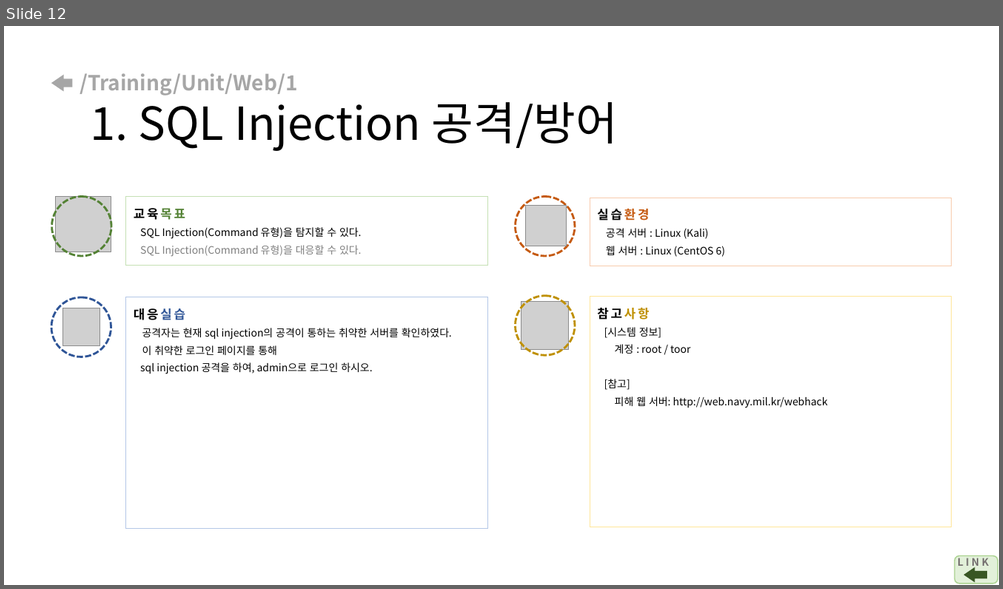
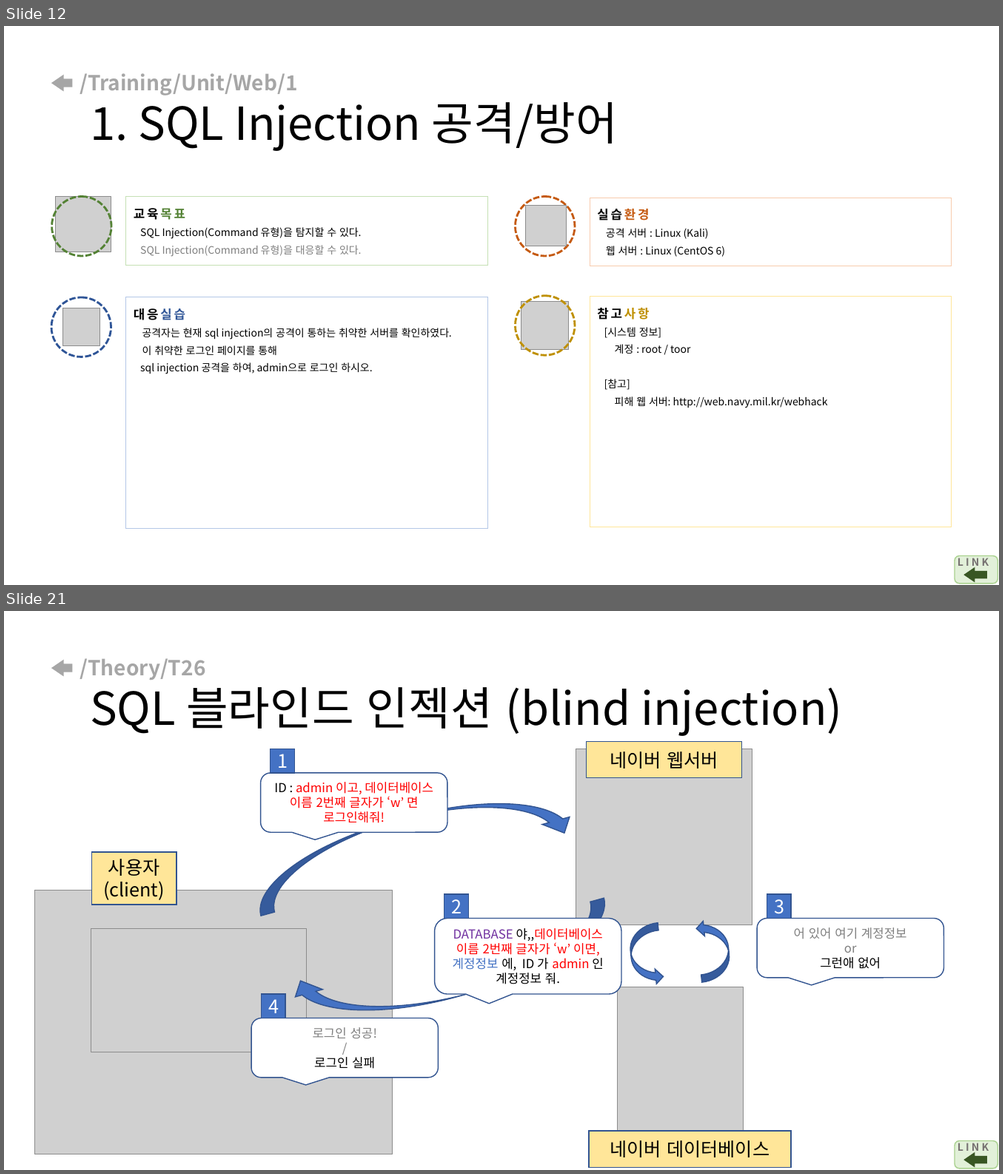
Before and after one commit to arizona95/CyberTraining, a slide deck: Lecture/student_before_class_ppt/국방사이버보안_수업전_5강.pptx. Shown one above the other, each under a label of ours: slide 12 before the commit, slides 12 and 21 after it; the slides between them are not shown. The pictures are 1003x589 and 1003x1174 pixels, drawn with LibreOffice and Linux fonts; fonts in the diff are those of the drawing; grey boxes stand for pictures. Boxes give left, top, right and bottom in pixels: in the first picture for what was removed or moved away, otherwise in the second. Text is boxed around its words. In the diff, an @@ line names an element or a change of style, - is before the commit and + after.

```diff
--- a/Lecture/student_before_class_ppt/국방사이버보안_수업전_5강.pptx
+++ b/Lecture/student_before_class_ppt/국방사이버보안_수업전_5강.pptx
@@ slide 21 added at bbox=[4, 611, 999, 1170], background #FFFFFF @@
@@ right arrow added at bbox=[51, 660, 72, 677], fill #A6A6A6 @@
@@ title added at bbox=[79, 658, 842, 736], 44 pt, text #000000 @@
+/Theory/T26
+SQL 블라인드 인젝션 (blind injection)
@@ rectangle added at bbox=[586, 741, 742, 778], fill #FFE699, outline #325491 1 pt, 18 pt, text #000000 @@
+네이버 웹서버
@@ rectangle added at bbox=[270, 749, 295, 773], fill #4472C4, outline #325491 1 pt, 18 pt, text #FFFFFF @@
+1
@@ picture added at bbox=[575, 749, 752, 925] @@
@@ curved right arrow added at bbox=[246, 775, 578, 917], fill #4472C4, outline #325491 1 pt @@
@@ rounded speech box added at bbox=[261, 773, 447, 832], fill #FFFFFF, outline #325491 1 pt, 12 pt, text #FF0000 @@
+ID : admin 이고, 데이터베이스 이름 2번째 글자가 ‘w’ 면 로그인해줘!
@@ rectangle added at bbox=[91, 852, 176, 904], fill #FFE699, outline #325491 1 pt, 18 pt, text #000000 @@
+사용자
+(client)
@@ picture added at bbox=[34, 891, 392, 1155] @@
@@ curved right arrow added at bbox=[286, 898, 619, 1039], fill #4472C4, outline #325491 1 pt @@
@@ rectangle added at bbox=[444, 894, 469, 918], fill #4472C4, outline #325491 1 pt, 18 pt, text #FFFFFF @@
+2
@@ rectangle added at bbox=[766, 894, 791, 918], fill #4472C4, outline #325491 1 pt, 18 pt, text #FFFFFF @@
+3
@@ rounded speech box added at bbox=[435, 918, 621, 994], fill #FFFFFF, outline #325491 1 pt, 12 pt, text #FF0000 @@
+DATABASE 야,,데이터베이스 이름 2번째 글자가 ‘w’ 이면, 계정정보 에, ID 가 admin 인 계정정보 줘.
@@ curved right arrow added at bbox=[696, 919, 731, 982], fill #4472C4, outline #325491 1 pt @@
@@ rounded speech box added at bbox=[757, 918, 943, 978], fill #FFFFFF, outline #325491 1 pt, 12 pt, text #808080 @@
+어 있어 여기 계정정보
+or
+그런애 없어
@@ picture added at bbox=[91, 930, 306, 1053] @@
@@ curved right arrow added at bbox=[628, 923, 663, 987], fill #4472C4, outline #325491 1 pt @@
@@ picture added at bbox=[617, 988, 743, 1139] @@
@@ rectangle added at bbox=[261, 994, 285, 1019], fill #4472C4, outline #325491 1 pt, 18 pt, text #FFFFFF @@
+4
@@ rounded speech box added at bbox=[251, 1019, 438, 1078], fill #FFFFFF, outline #325491 1 pt, 12 pt, text #808080 @@
+로그인 성공!
+/
+로그인 실패
@@ rectangle added at bbox=[589, 1132, 791, 1168], fill #FFE699, outline #325491 1 pt, 18 pt, text #000000 @@
+네이버 데이터베이스
@@ rounded rectangle added at bbox=[955, 1142, 998, 1169], fill #E2F0D9, outline #A9D18E 1 pt @@
@@ text added at bbox=[957, 1142, 989, 1155], 10 pt, text #767171, bold @@
+L I N K
@@ right arrow added at bbox=[964, 1153, 987, 1167], fill #385723 @@
```
Also in this commit, not shown: 10 other slides added, 2 other files.
